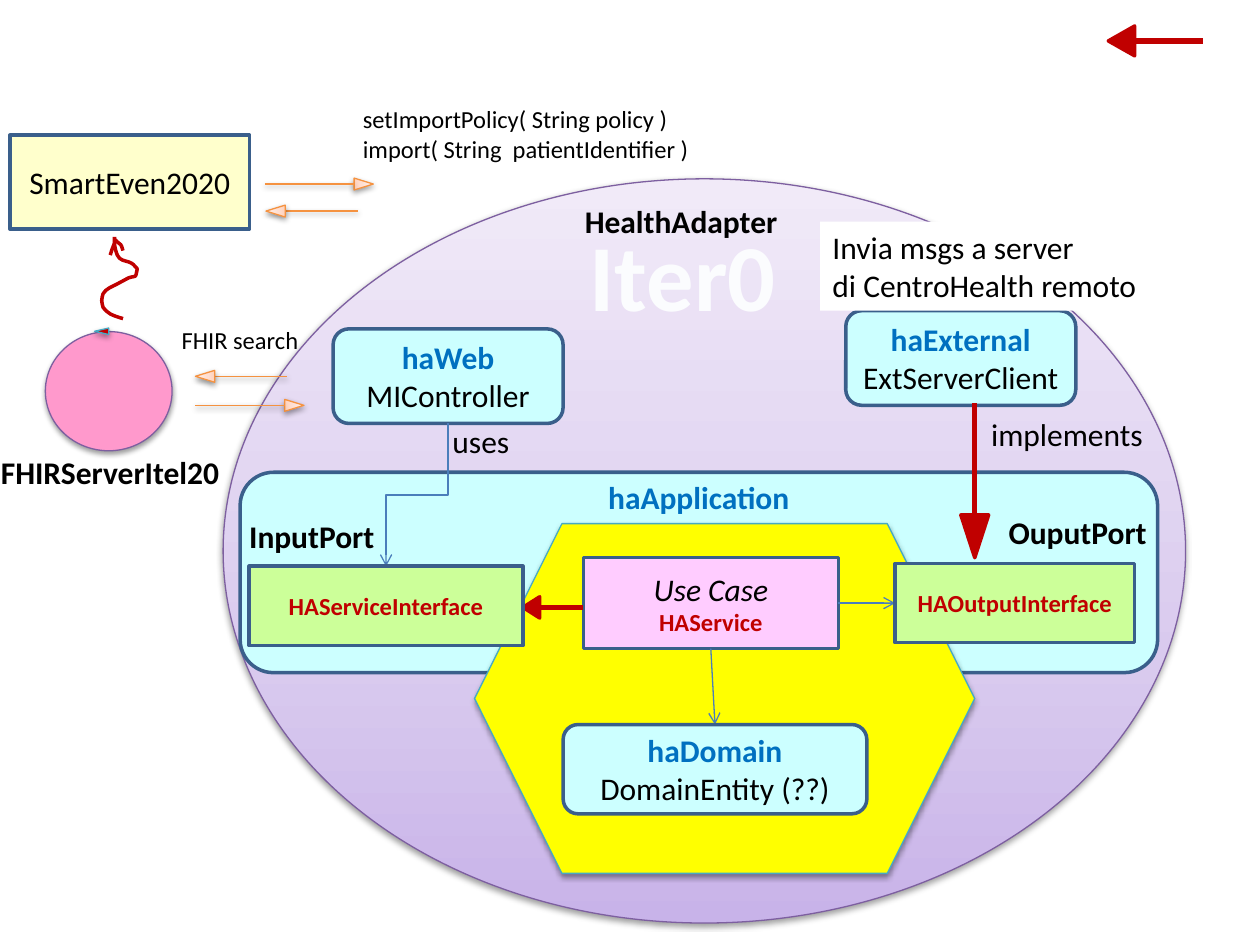
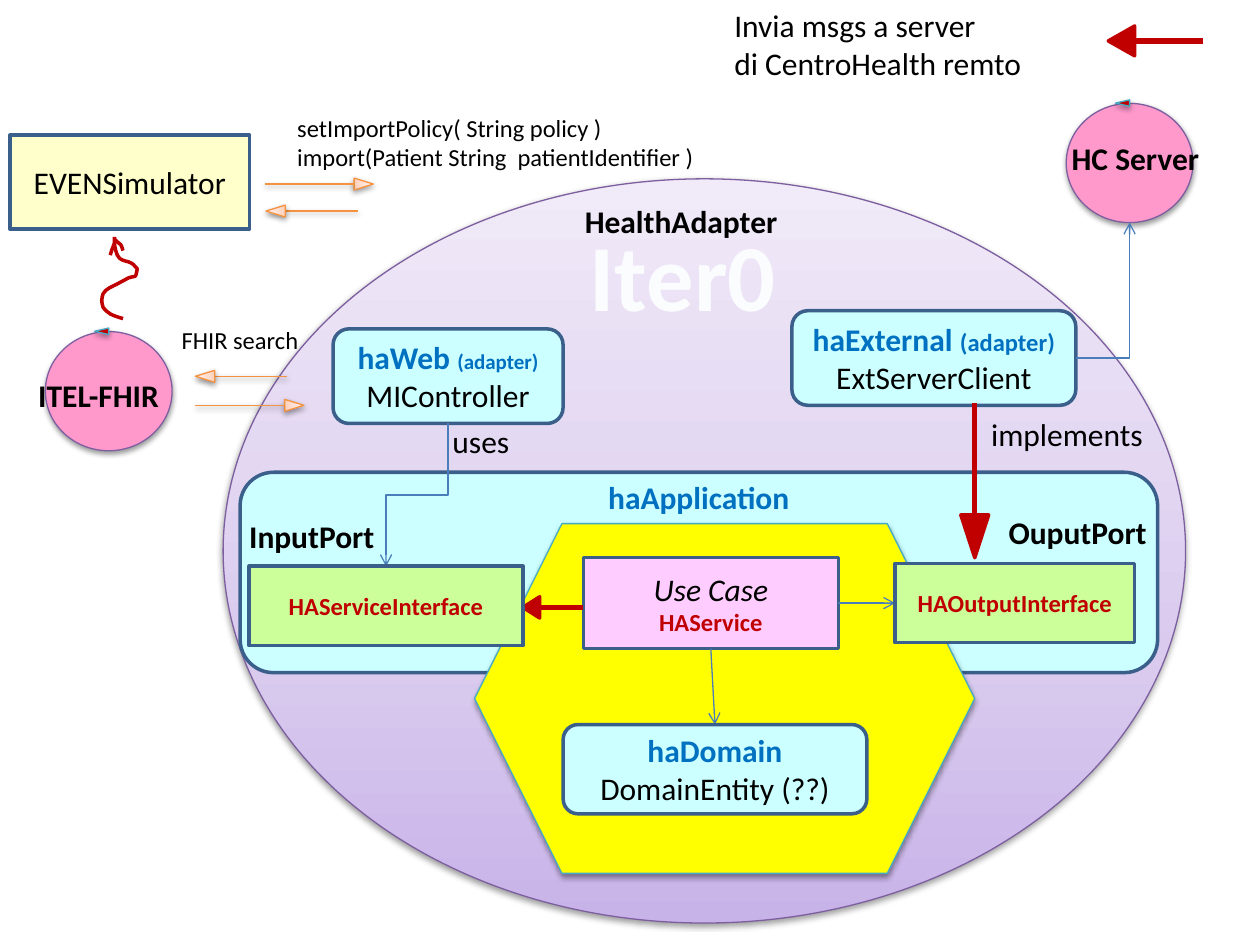
Before and after one commit to anatali/natMaterial, a slide deck: slide 40 of health/userDocs/UniboFigs.pptx. Drawn at 1260x945 pixels with LibreOffice and Linux fonts; fonts in the diff are those of the drawing. Boxes give left, top, right and bottom in pixels: in the first picture for what was removed or moved away, otherwise in the second. Text is boxed around its words. In the diff, an @@ line names an element or a change of style, - is before the commit and + after.

Commit message:
healthAdapterDisiIter0 evenSimulator

```diff
--- a/health/userDocs/UniboFigs.pptx
+++ b/health/userDocs/UniboFigs.pptx
@@ text "Invia msgs a server": place and size @@
-text "Invia msgs a server" at [820,222,1153,311]
+text "Invia msgs a server" at [734,15,1021,76]
@@ text at [734,53,1021,76]: text changed @@
-di CentroHealth remoto
+di CentroHealth remto
@@ text "setImportPolicy( String policy )": place and size @@
-text "setImportPolicy( String policy )" at [363,110,675,163]
+text "setImportPolicy( String policy )" at [297,119,680,171]
@@ ellipse added at [1066,103,1193,223], fill #FF99CC, outline #7D60A0 0.75 pt @@
@@ triangle added at [1115,100,1129,106], fill #C00000, outline #46AAC5 0.75 pt @@
@@ text at [297,148,680,171]: text changed @@
-import( String patientIdentifier )
+import(Patient String patientIdentifier )
@@ text added at [1072,144,1199,178], 18 pt, text #000000, bold @@
+HC Server
@@ text in rectangle at [34,172,226,195]: text changed @@
-SmartEven2020
+EVENSimulator
@@ elbow arrow added from (1076, 358) to (1130, 223), #4B7EBC 0.75 pt @@
@@ rounded rectangle "haExternal (adapter)": place and size @@
-rounded rectangle "haExternal (adapter)" at [845,311,1076,406]
+rounded rectangle "haExternal (adapter)" at [793,311,1076,406]
@@ text in rounded rectangle at [813,329,1055,355]: text changed @@
-haExternal
+haExternal (adapter)
@@ text in rounded rectangle at [358,347,538,373]: text changed; size 18 to 12 pt @@
-haWeb
+haWeb (adapter)
@@ text added at [38,380,159,414], 18 pt, text #000000, bold @@
+ITEL-FHIR
@@ text removed at [1,462,219,485] @@
-FHIRServerItel20
```
Also in this commit, not shown: 30 other files.
